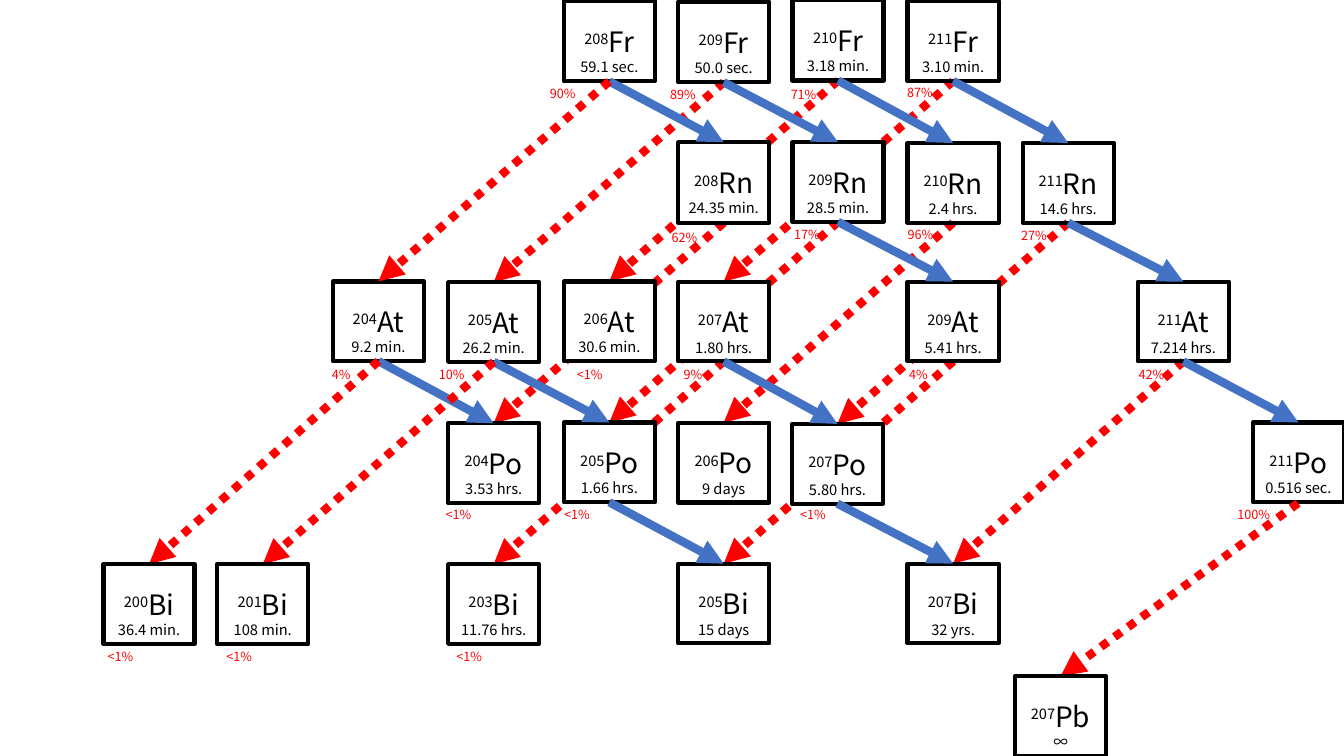
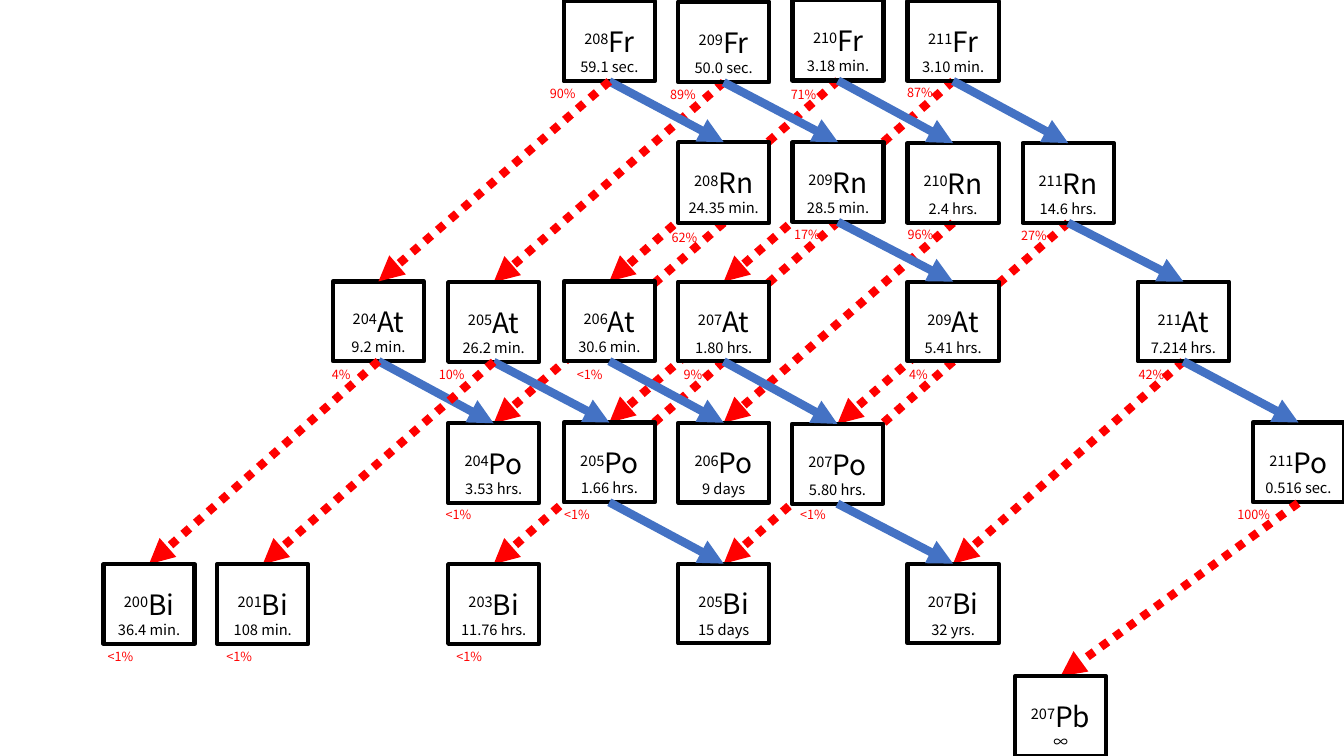
Before and after one commit to naoya-ozawa/fr_decay_calculator, a slide deck: slide 5 of fr_decay/fr_decay.pptx. Drawn at 1344x756 pixels with LibreOffice and Linux fonts; fonts in the diff are those of the drawing. Boxes give left, top, right and bottom in pixels: in the first picture for what was removed or moved away, otherwise in the second. Text is boxed around its words. In the diff, an @@ line names an element or a change of style, - is before the commit and + after.

```diff
--- a/fr_decay/fr_decay.pptx
+++ b/fr_decay/fr_decay.pptx
@@ arrow added from (610, 361) to (724, 422), #4472C4 6 pt @@
```
Also in this commit, not shown: 15 other files.
